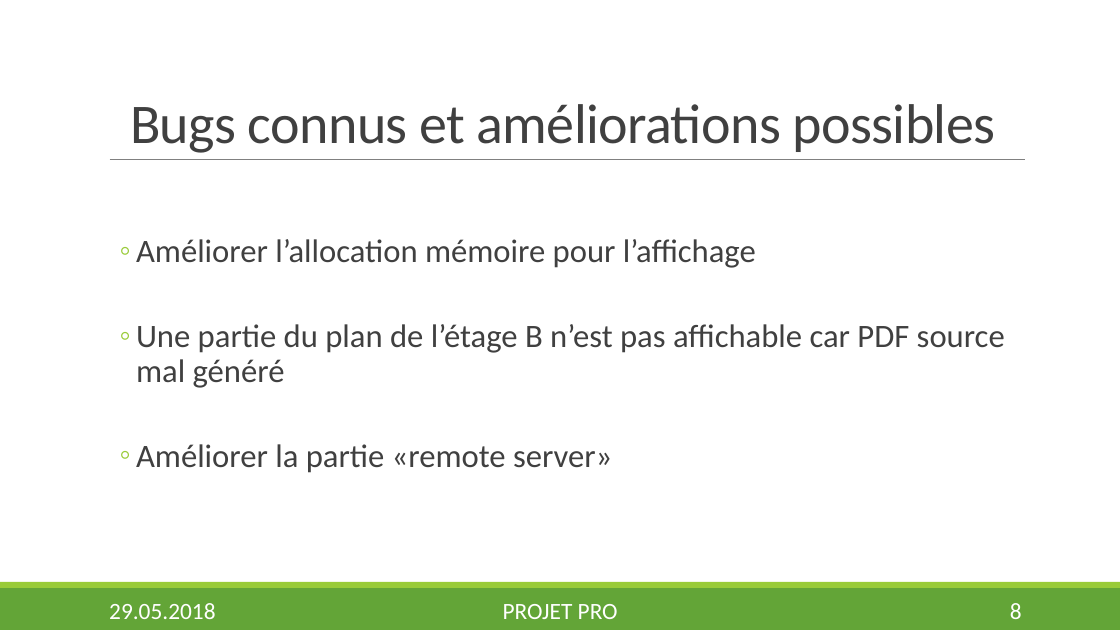
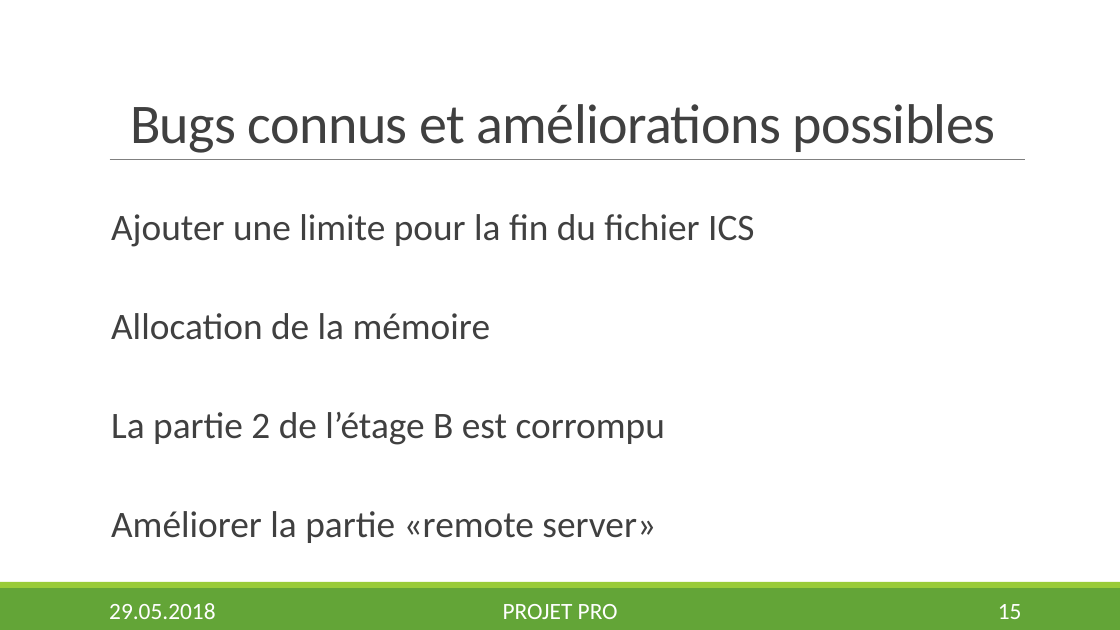
Before and after one commit to Nyahon/PRO, a slide deck: slide 15 of presentation/DaryllFinal.pptx (slide 8 before the commit). Drawn at 1120x630 pixels with LibreOffice and Linux fonts; fonts in the diff are those of the drawing; background and template pictures are left out. Boxes give left, top, right and bottom in pixels: in the first picture for what was removed or moved away, otherwise in the second. Text is boxed around its words. In the diff, an @@ line names an element or a change of style, - is before the commit and + after.

Commit message:
Update presentation

```diff
--- a/presentation/DaryllFinal.pptx
+++ b/presentation/DaryllFinal.pptx
@@ text at box(111, 214, 754, 445): text changed; size 28 to 32 pt @@
-  ◦ Améliorer l’allocation mémoire pour l’affichage
-  ◦ Une partie du plan de l’étage B n’est pas affichable car PDF source mal généré
+  Ajouter une limite pour la fin du fichier ICS
+  Allocation de la mémoire
+  La partie 2 de l’étage B est corrompu
@@ text at box(111, 511, 656, 543): size 28 to 32 pt in "Améliorer la partie «remote server»"; bullet ◦ to  ; list level 2 to 1 in "Améliorer la partie «remote server»" @@
@@ page number at box(998, 604, 1022, 619): text changed @@
-8
+15
```
Also in this commit, not shown: 7 other slides changed, 10 slides added, 1 other file.
